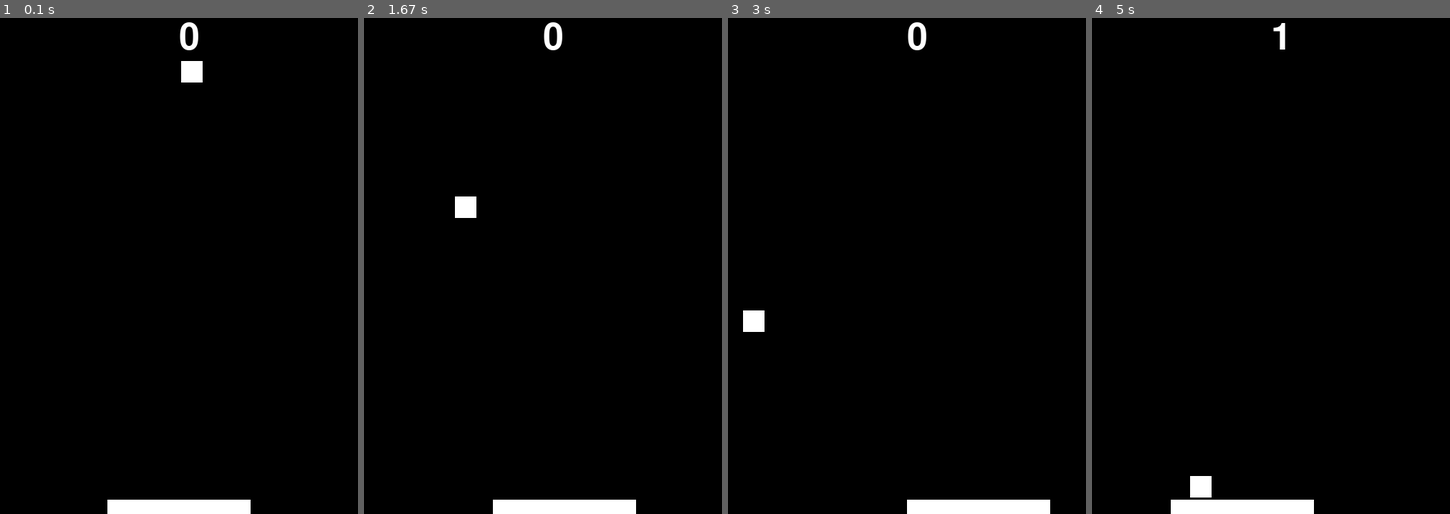
Above: before the commit, frames 1-4 (left to right).
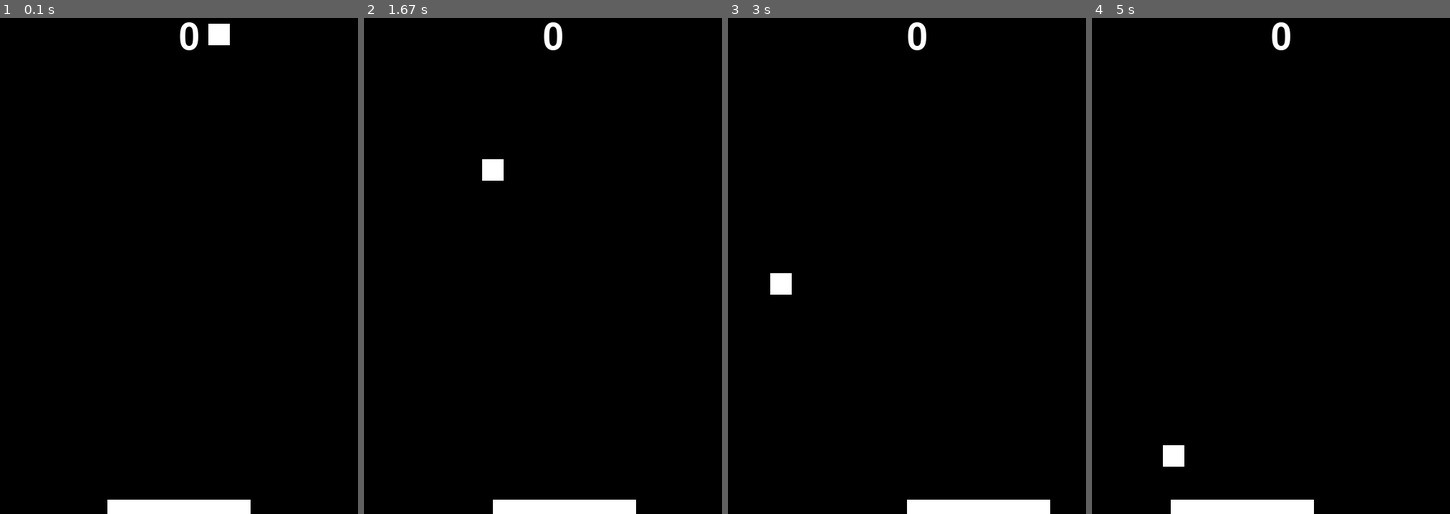
Above: after the commit, the same moments.

Repository: uwohlen/elv_IT2_test1
Game: pygame game, started from sondre/pygame/multipong.py
Two runs of this game, one before a commit and one after it. Both use one fixed random seed, a clock stepped at 60 frames per second and the inputs below.
Inputs:
- Up to frame 1 (0.1 s): no input
- Up to frame 2 (1.67 s): hold Right 0.33-0.8 s; hold Right 0.83-1.3 s; hold Left from 1.33 s (still down)
- Up to frame 3 (3 s): release Left at 1.87 s; hold Left 1.9-2.3 s; hold Right 2.33-2.97 s
- Up to frame 4 (5 s): hold Left 3-3.47 s; hold Right 3.5-3.97 s; hold Right 4-4.47 s; hold Left from 4.5 s (still down)

The runs differ from the first frame. In frame 1, 0.5% of the frame differs, in the area x 50-65%, y 1-14%; in frame 2, 0.5%; in frame 3, 0.5%; in frame 4, 0.7%, in the area x 19-56%, y 0-97%.

Commit message:
multipong finished

Diff:
--- a/sondre/monster_game/game.py
+++ b/sondre/monster_game/game.py
@@ -246,7 +246,7 @@
     # print info about the monster to the player
     print(f'The {monster.name} has {monster.hitpoints} HP, '
           f'and {monster.strength} strength')
-    print(f'You have {player.hitpoints} HP and {player.strength} strengthjexplore')
+    print(f'You have {player.hitpoints} HP and {player.strength} strength')
     print('The monster is fierce, a fight breaks out!')
 
     while True:
--- a/sondre/monster_game/highscores.txt
+++ b/sondre/monster_game/highscores.txt
@@ -4,3 +4,6 @@
 jakob: 6
 jakob: 270
 lunch break mmmmmmmmmmmmmmmmmmmmmmmmmmmmmmmmmmmmmmmmmmmmmmmmmmmmmmmmmmmmmmmmmmmmmmmmmmmmmmmmmmmmmmmmmmmmmmmmmmmmmmmmmmmmmmmmmmmmmmmmmmmmmmmmmmmmmmmmmmmMMMMMMMMMMMMMMMMMMMMMMMMNMNMMM: 4
+Bob: 4
+Bob jr: 8
+Bob jr jr: 128
--- a/sondre/multipong.py
+++ b/sondre/pygame/multipong.py
@@ -2,10 +2,13 @@
 import random
 import time
 from pygame.locals import (K_LEFT, K_RIGHT)
+from datetime import datetime
 
+# initialize pygame
 pygame.init()
 pygame.font.init()
 
+# set window size, create window object
 WINDOW_WIDTH = 500
 WINDOW_HEIGHT = 700
 window = pygame.display.set_mode([WINDOW_WIDTH, WINDOW_HEIGHT])
@@ -18,6 +21,7 @@
     """Base class for game objects"""
 
     def __init__(self, x_pos, y_pos, color, width, height, window_object):
+        """Constructor"""
         self.x_pos = x_pos
         self.y_pos = y_pos
         self.color = color
@@ -26,36 +30,47 @@
         self.window_object = window_object
 
     def draw(self):
+        """Function to draw game objects on screen"""
         pygame.draw.rect(self.window_object, self.color, pygame.Rect(self.x_pos, self.y_pos, self.width, self.height))
 
 
 class Paddle(GameObject):
-    """Class for paddle"""
+    """Class for paddle, inherits from base class GameObject"""
 
     def __init__(self, x_pos, y_pos, color, width, height, window_object):
+        """Constructor"""
         super().__init__(x_pos, y_pos, color, width, height, window_object)
 
     def move(self, pressed_keys):
+        """Function to move the paddle"""
+        # Move paddle if left or right arrow is pressed
         if pressed_keys[K_LEFT]:
             self.x_pos -= 10
         if pressed_keys[K_RIGHT]:
             self.x_pos += 10
 
+        # check if paddle is outside screen. If True, move paddle inside
         if self.x_pos <= 0:
             self.x_pos = 0
         if self.x_pos + 200 >= self.window_object.get_width():
             self.x_pos = self.window_object.get_width() - 200
 
     def check_collision_with_ball(self, ball, balls):
+        """Function to check for collision between paddle and ball"""
+
+        # check if ball and paddle collide
         if ball.y_pos < self.y_pos + self.height and \
                 ball.height + ball.y_pos > self.y_pos:
             if ball.x_pos < self.x_pos + self.width and \
                     ball.x_pos + ball.width > self.x_pos:
+                # Reverse momentum of ball
                 ball.y_speed = -ball.y_speed
                 ball.y_pos = 650
+                # add to score when ball collides with paddle
                 global score
                 score += 1
-                if str(score).endswith('0'):
+                # add another ball if score is a multiple of 10
+                if score % 2 == 0:
                     create_ball(balls)
 
 
@@ -69,52 +84,79 @@
         self.y_speed = y_speed
 
     def move(self):
+        """Function to move the ball"""
 
+        # Check if ball collides with the edges of the screen
         if (self.x_pos <= 0) or ((self.x_pos + self.width) >= self.window_object.get_width()):
             self.x_speed = -self.x_speed
 
         if self.y_pos <= 0:
             self.y_speed = -self.y_speed
 
+        # Move the ball
         self.x_pos += self.x_speed
         self.y_pos += self.y_speed
 
     def check_collision_with_other_ball(self, ball):
+        """Function to check collision with other ball"""
+        # Check if ball collides with other ball
         if self.x_pos < ball.x_pos + ball.width and \
                 self.x_pos + self.width > ball.x_pos and \
                 self.y_pos < ball.y_pos + ball.height and \
                 self.height + self.y_pos > ball.y_pos:
+            # Reverse momentum of ball if it collides
             self.x_speed = -self.x_speed
             self.y_speed = -self.y_speed
 
 
 def create_ball(balls):
-    ball = Ball(random.randint(0, 470), random.randint(1, 100), (255, 255, 255), 30, 30, window,
-                random.choice((-2, 2)), 3)
-    balls.append(ball)
+    """Function to create new balls"""
+    # Create new ball object
+    ball_obj = Ball(random.randint(0, 470), random.randint(1, 100), (255, 255, 255), 30, 30, window,
+                    random.choice((-2, 2)), 3)
+    # Append ball to list of balls
+    balls.append(ball_obj)
+
+
+def write_score():
+    """Function to write score to list"""
+    with open('multipong_highscores.txt', mode='a') as f:
+        dt_string = datetime.now().strftime("%d/%m/%Y %H:%M:%S",)
+        highscore = f'{dt_string}: {score} points'
+        f.write(f'\n{highscore}')
 
 
 balls = []
+# Create Paddle object
 paddle = Paddle(150, 680, (255, 255, 255), 200, 20, window)
+# Create new ball
 create_ball(balls)
 
+# Main game loop
 running = True
 while running:
 
+    # Lock framerate to 60fps
     pygame.time.Clock().tick(40)
 
+    # Check if player quits game. If True, end process
     for event in pygame.event.get():
         if event.type == pygame.QUIT:
             running = False
             break
 
+    # Get list of pressed keys
     pressed_keys = pygame.key.get_pressed()
 
+    # Fill window with background color, create and display score text
     window.fill((0, 0, 0))
     score_text = font.render(str(score), True, (255, 255, 255))
     window.blit(score_text, (250, 10))
 
+    # Draw Paddle object
     paddle.draw()
+
+    # Draw, move and check collision on every Ball object
     for ball in balls:
         ball.draw()
         ball.move()
@@ -123,19 +165,27 @@
             if not ball2 == ball:
                 ball.check_collision_with_other_ball(ball2)
 
+        # Check if ball touches the bottom of the screen
         if ball.y_pos >= 670:
+            # Color ball red, end game
             ball.color = (255, 0, 0)
             window.fill((0, 0, 0))
             window.blit(score_text, (250, 10))
+            # Draw paddle and ball
             paddle.draw()
             ball.draw()
 
+            # Update display
             pygame.display.flip()
+            write_score()
             pygame.time.wait(5000)
             running = False
 
+    # Move paddle
     paddle.move(pressed_keys)
 
+    # Update display
     pygame.display.flip()
 
+# Quit pygame
 pygame.quit()
--- /dev/null
+++ b/sondre/pygame/multipong_highscores.txt
@@ -0,0 +1,7 @@
+18/11/2022 14:59:57: 31 points
+18/11/2022 15:01:26: 24 points
+18/11/2022 15:03:52: 26 points
+18/11/2022 15:10:43: 5 points
+18/11/2022 15:11:41: 10 points
+18/11/2022 15:15:07: 16 points
+18/11/2022 15:16:43: 22 points
--- a/sondre/where_is_the_cat.py
+++ b/sondre/where_is_the_cat.py
@@ -51,13 +51,13 @@
 
     def __init__(self, id):
         self.id = id
-    contains_cat = False
+        contains_cat = False
 
 
 class StartButton(Button):
 
-    def __init__(self, x, y, width, height, first_time, buttonText, onclickFunction=None, onePress=False):
-        super().__init__(self, x, y, width, height, first_time, buttonText, onePress=False)
+    def __init__(self, x, y, width, height, first_time, buttonText):
+        super().__init__(x, y, width, height, first_time, buttonText)
 
 
 
@@ -76,10 +76,10 @@
 first_time = True
 font = pygame.font.Font('freesansbold.ttf', 40)
 text = 'At your doorstep there are 5 boxes. \n' \
-       'One of the boxes contains the cat. \n' \
+        'One of the boxes contains the cat. \n' \
         'Every morning you guess which box the cat is in. \n' \
         'If you guess correctly, you win. \n' \
-        'If not, the cat moves one box to the side at night.'
+        'If not, the cat moves one box up or down at night.'
 
 
 start_button = StartButton(425, 270, 150, 100, first_time, 'Start')
Renamed: sondre/pygame_test.py -> sondre/pygame/pygame_test.py
